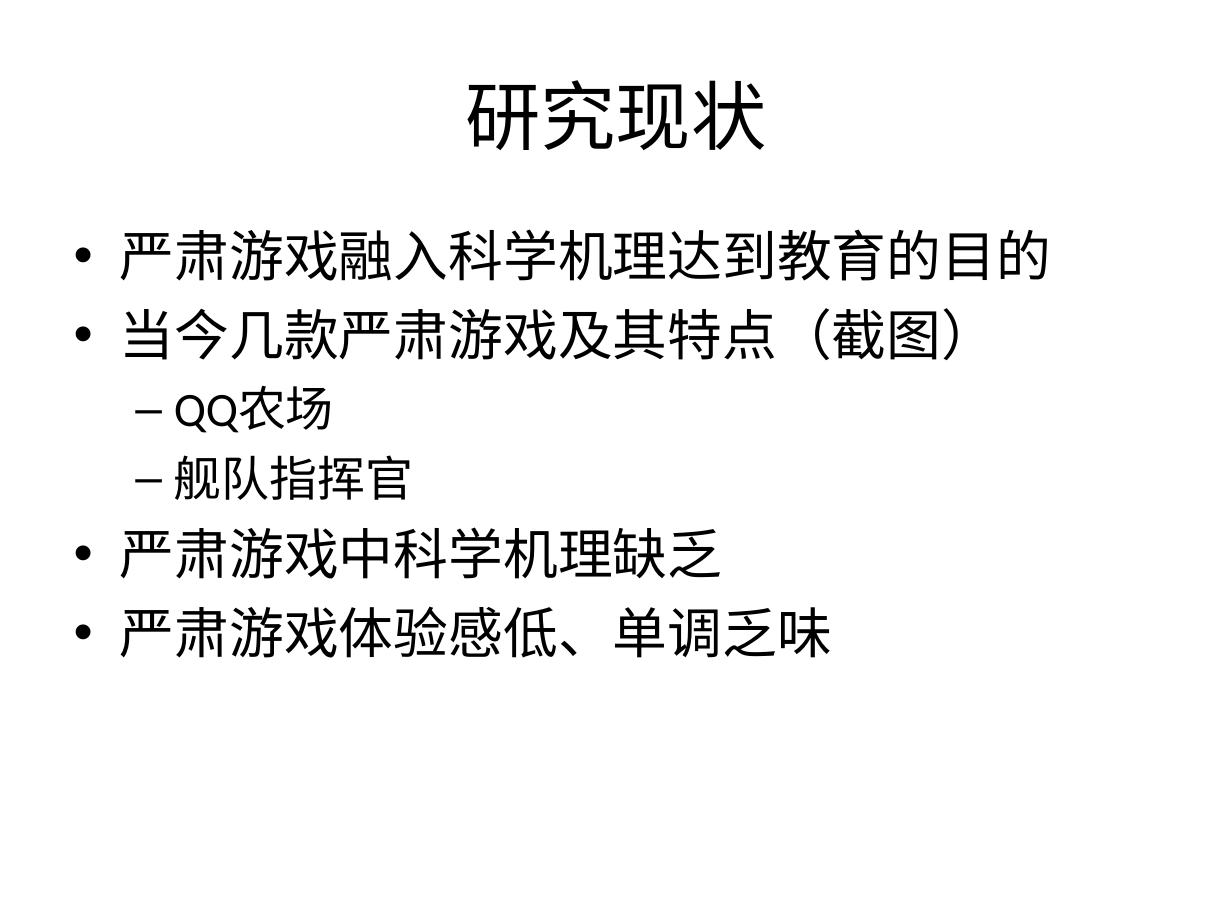
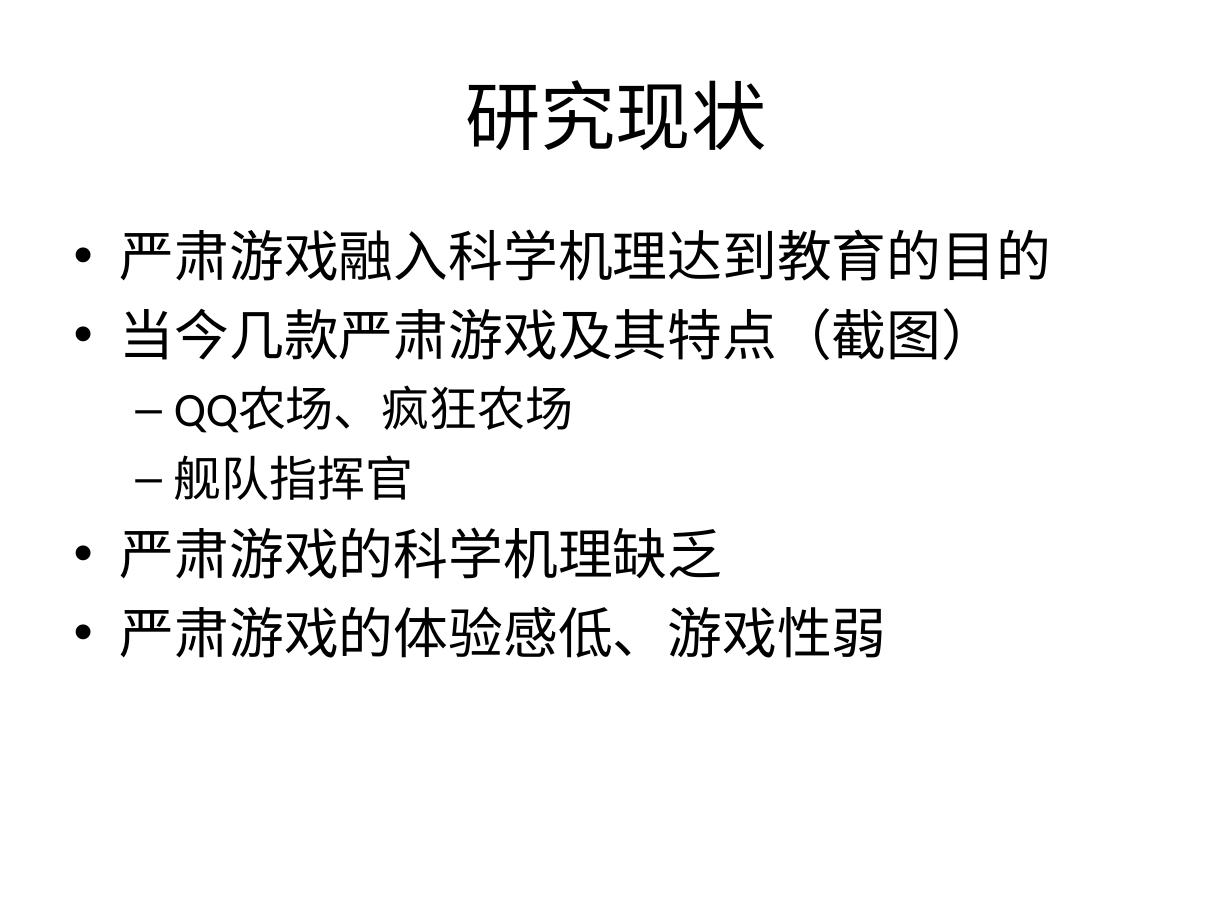
Before and after one commit to Nookleptia/qianmen3d, a slide deck: slide 5 of 毕设文件/毕设提纲.ppt (slide 4 before the commit). Drawn at 1232x924 pixels with LibreOffice and Linux fonts; fonts in the diff are those of the drawing. Boxes give left, top, right and bottom in pixels: in the first picture for what was removed or moved away, otherwise in the second. Text is boxed around its words. In the diff, an @@ line names an element or a change of style, - is before the commit and + after.

```diff
--- a/毕设文件/毕设提纲.ppt
+++ b/毕设文件/毕设提纲.ppt
@@ text at (x1=174, y1=386, x2=573, y2=433): text changed @@
-  – QQ农场
+  – QQ农场、疯狂农场
@@ text at (x1=120, y1=527, x2=887, y2=658): text changed @@
-• 严肃游戏中科学机理缺乏
-• 严肃游戏体验感低、单调乏味
+• 严肃游戏的科学机理缺乏
+• 严肃游戏的体验感低、游戏性弱
```
Also in this commit, not shown: 24 other slides changed, 6 slides added, 4 slides removed, 2 other files.
